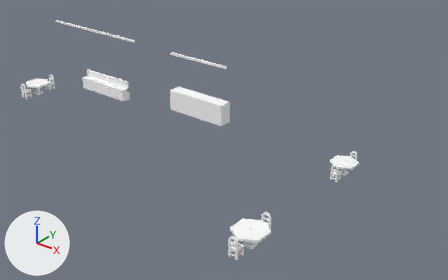
The OBJ model Games/GuruttoWorld/Assets/Models/StreetJourney/Baked/Block-0-4.obj as it was, and as the next commit left it.
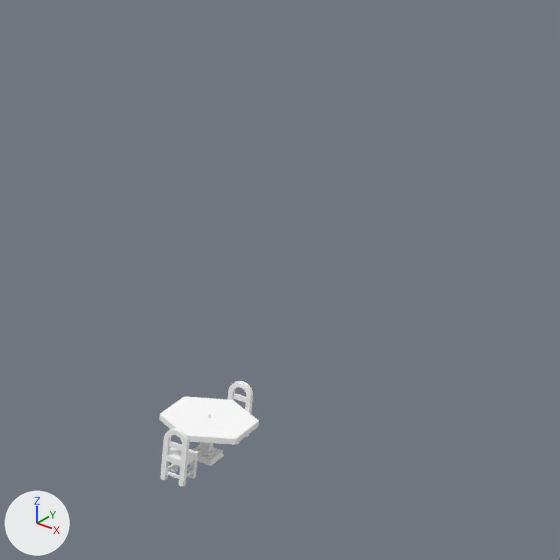
Each version appears first whole from a 50 mm lens placed at (18.9, 3.1, 15.6), pointed at (-0.7, 27.6, 0.4), and next in a close-up on the part from 63% to 100% of the width and 14% to 73% of the height. The axes (+X, +Y, +Z) are drawn at lower left. The lights are the same throughout. The older version's two pictures come first. Where no turn or scale is listed for an object, it has been applied to the vertices. Vertices at exactly the same position are counted once.

The first close-up shows 'Block-0-4'.
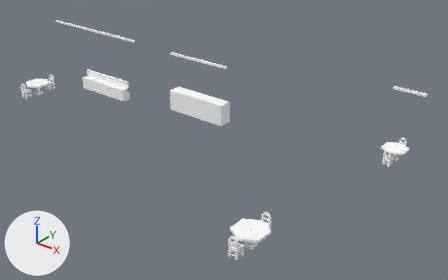
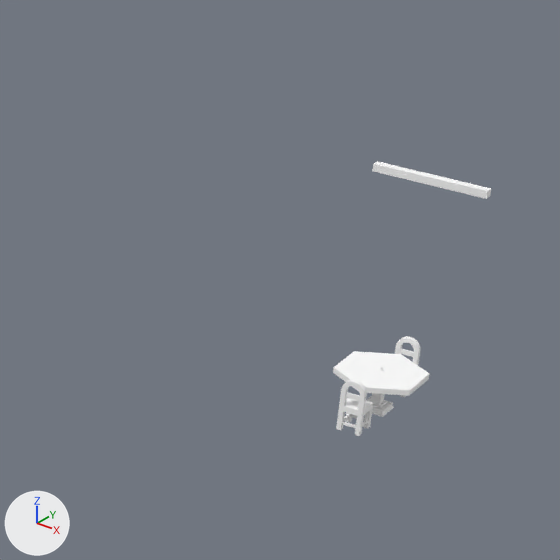
Where the change shows, as pixel boxes [x1, y1, x2, y2] in the close-ups (560 x 560 px; the box of a moved part takes in the faces that stretch with it):
'Block-0-4', reshaped
    before: [159, 381, 259, 487]
    after: [333, 161, 491, 436]
part 1 of me_block_0_4, added
    after: [372, 161, 491, 199]
part 2 of me_block_0_4, moved or reshaped
    before: [159, 396, 259, 466]
    after: [333, 351, 430, 417]
part 3 of me_block_0_4, moved or reshaped
    before: [160, 428, 198, 487]
    after: [336, 380, 373, 436]
part 4 of me_block_0_4, moved or reshaped
    before: [227, 381, 253, 445]
    after: [395, 336, 420, 397]

The change in detail:
me_block_0_4 is used by ob_block_0_4; location (0.0, 0.0, 0.0).
me_block_0_4 had 1042 vertices, 2124 faces and spanned x -18.0..7.3, y 19.0..30.0, z 0.0..4.1.
me_block_0_4 now has 1050 vertices, 2130 faces and spans x -18.0..8.8, y 19.0..32.0, z 0.0..4.1.
me_block_0_4 part 1: a new loose piece, a box spanning x 7.0..8.8, y 31.86..32.0, z 4.01..4.13, in mat_white (white #ffffff).
me_block_0_4 part 2: the loose piece of 42 vertices spanning x 6.0..7.2, y 27.3..28.7, z 0.6..1.2 is moved by (1.3, 3.0, 0.0).
me_block_0_4 part 3: the loose piece of 130 vertices spanning x 6.4..6.8, y 27.0..27.4, z 0.6..1.4 is moved by (1.3, 3.0, 0.0).
me_block_0_4 part 4: the loose piece of 130 vertices spanning x 6.4..6.8, y 28.6..29.0, z 0.6..1.4 is moved by (1.3, 3.0, 0.0).
Other edits to the shape of me_block_0_4 do not show in these pictures.
